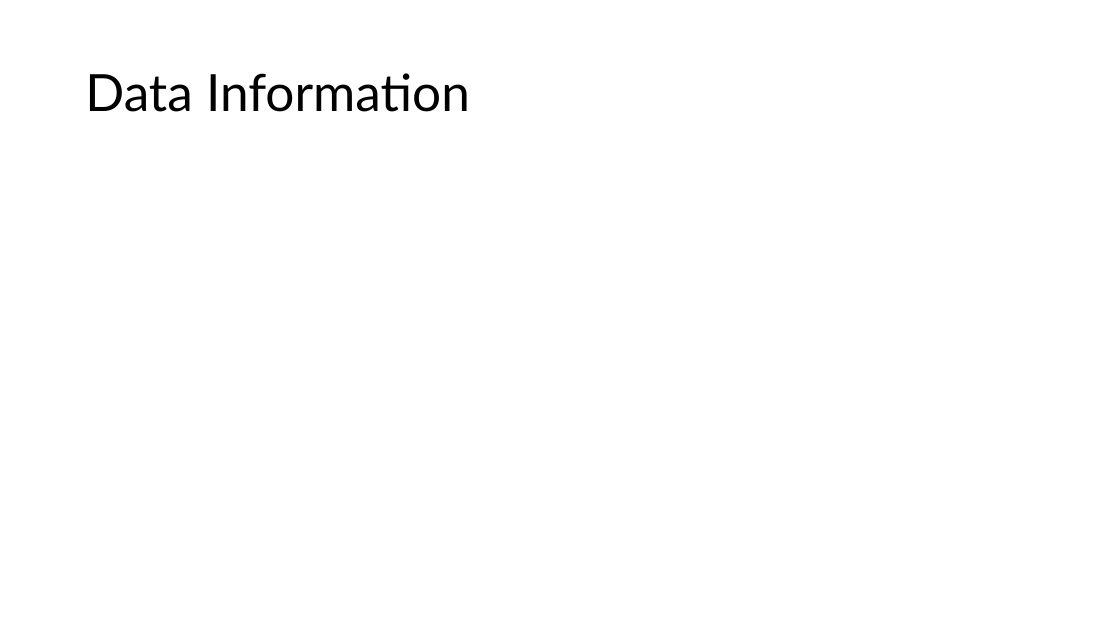
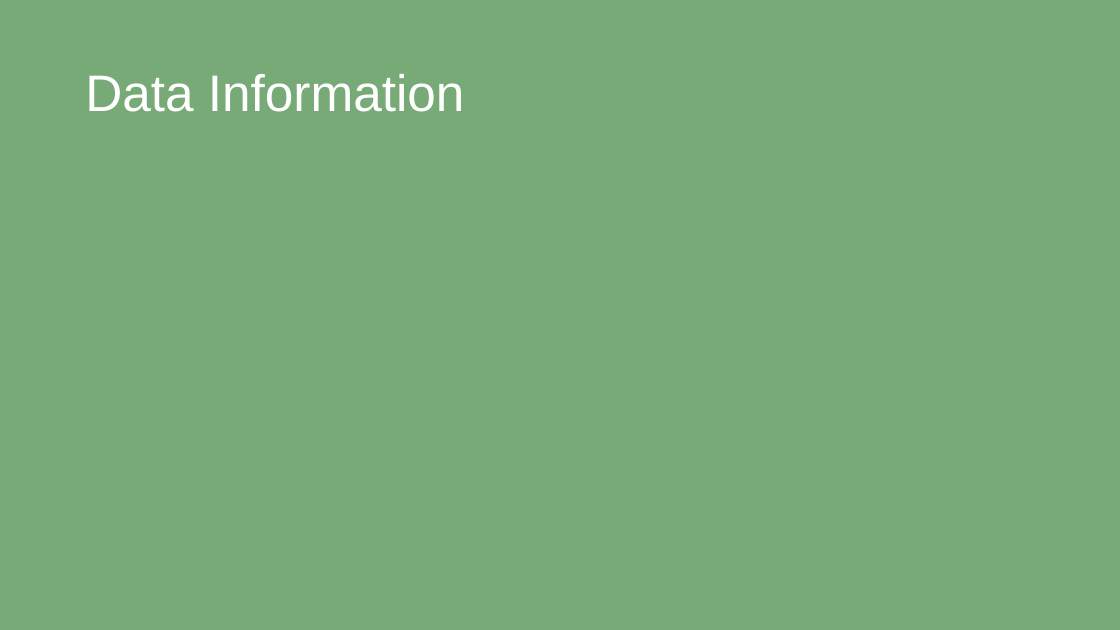
Before and after one commit to dtoshm/data_project_eight, a slide deck: slide 2 of movie_presentation.pptx. Drawn at 1120x630 pixels with LibreOffice and Linux fonts; fonts in the diff are those of the drawing. Boxes give left, top, right and bottom in pixels: in the first picture for what was removed or moved away, otherwise in the second. Text is boxed around its words. In the diff, an @@ line names an element or a change of style, - is before the commit and + after.

```diff
--- a/movie_presentation.pptx
+++ b/movie_presentation.pptx
@@ background #FFFFFF to #77AA77 @@
@@ title "Data Information" at (85, 74, 465, 112): font Lato to Arial, text colour #000000 to #FFFFFF @@
```
Also in this commit, not shown: 4 other slides changed, 1 other file.
